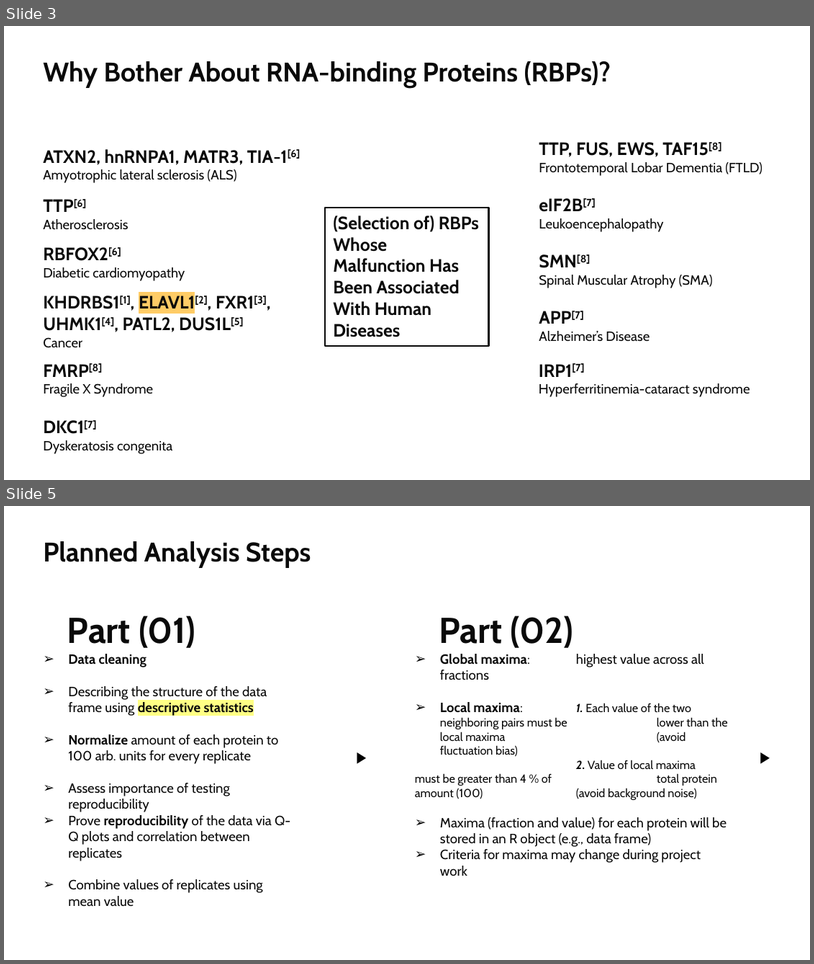
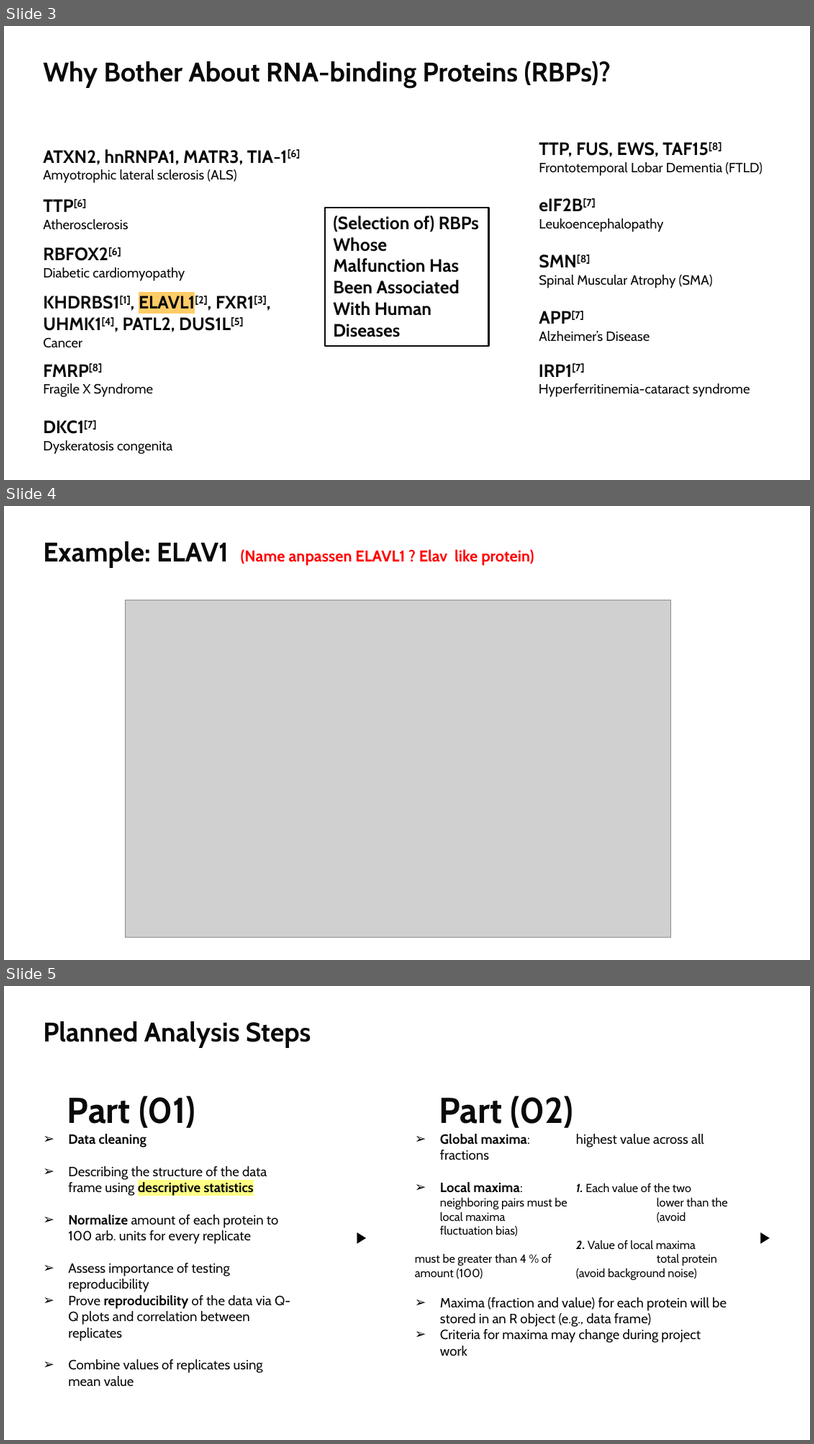
Before and after one commit to datascience-mobi-2022/2022-topic-03-team-02, a slide deck: projectproposal/PP.pptx. Shown one above the other, each under a label of ours: slides 3 and 5 before the commit, slides 3, 4 and 5 after it; the slides between them are not shown. The pictures are 814x964 and 814x1444 pixels, drawn with LibreOffice and Linux fonts; fonts in the diff are those of the drawing; grey boxes stand for pictures. Boxes give left, top, right and bottom in pixels: in the first picture for what was removed or moved away, otherwise in the second. Text is boxed around its words. In the diff, an @@ line names an element or a change of style, - is before the commit and + after.

```diff
--- a/projectproposal/PP.pptx
+++ b/projectproposal/PP.pptx
@@ slide 4 added at (4, 506, 810, 960), background #FFFFFF @@
@@ text added at (43, 541, 534, 568), 14 pt, text #FF0000, bold @@
+Example: ELAV1 (Name anpassen ELAVL1 ? Elav like protein)
@@ picture added at (126, 600, 671, 937) @@
```
Also in this commit, not shown: 1 slide removed.
